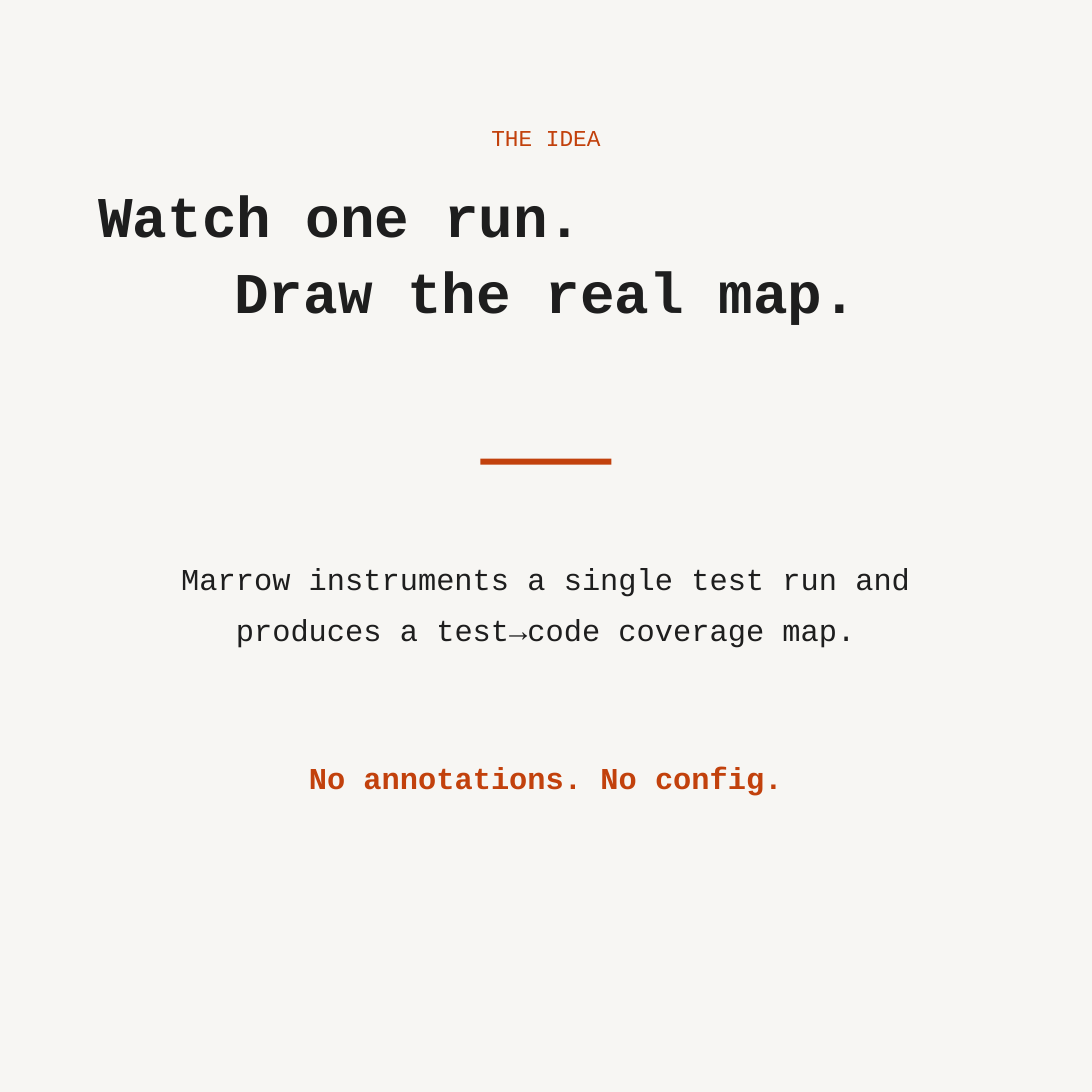
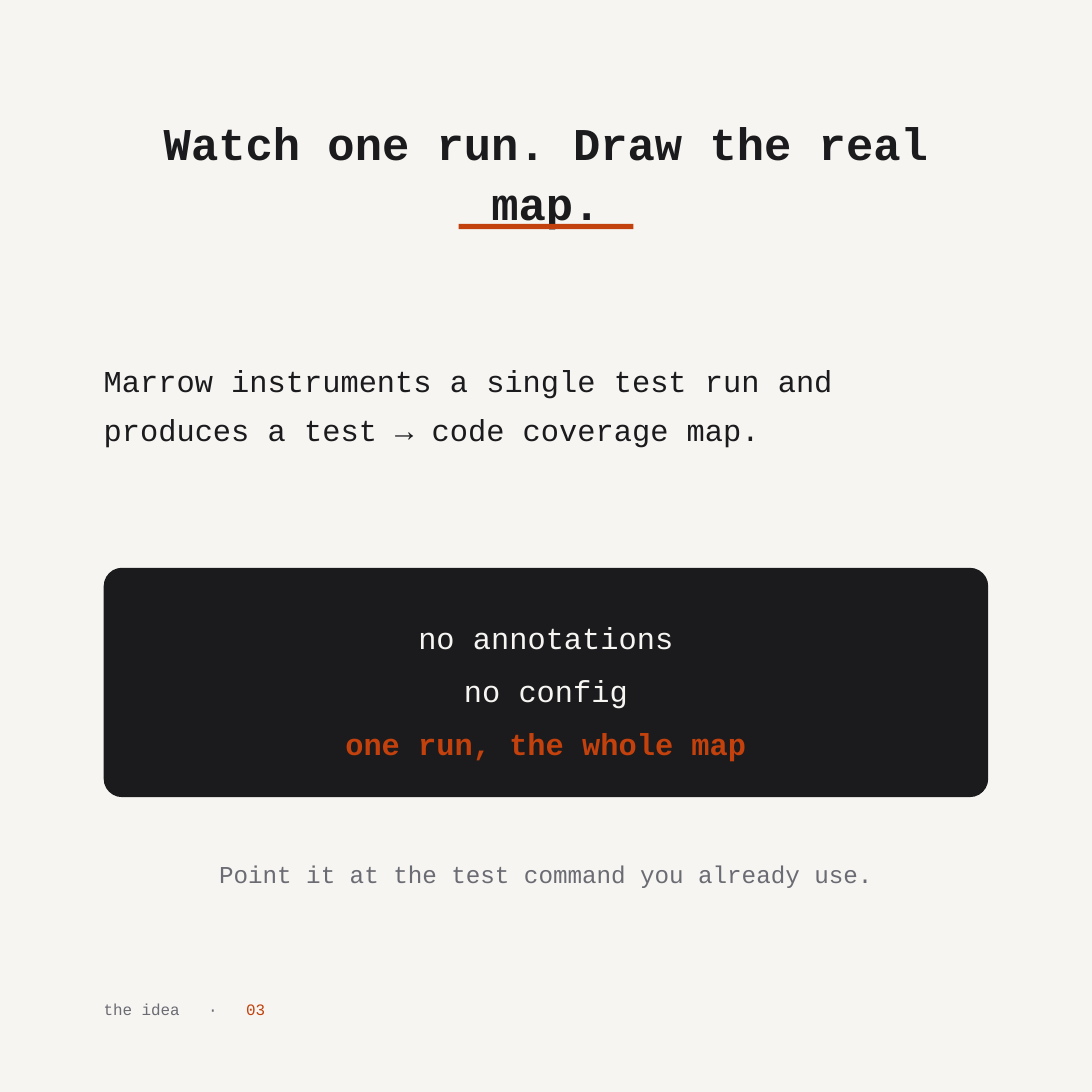
Before and after one commit to HrudithL/whetstone, a slide deck: slide 3 of harness/out/pptx/pitch_deck/warm/deck.pptx. Drawn at 1092x1092 pixels with LibreOffice and Linux fonts; fonts in the diff are those of the drawing. Boxes give left, top, right and bottom in pixels: in the first picture for what was removed or moved away, otherwise in the second. Text is boxed around its words. In the diff, an @@ line names an element or a change of style, - is before the commit and + after.

```diff
--- a/harness/out/pptx/pitch_deck/warm/deck.pptx
+++ b/harness/out/pptx/pitch_deck/warm/deck.pptx
@@ background #F7F6F3 to #FFFFFF @@
@@ rectangle added at <box>0,0,1092,1092</box>, fill #F6F5F2 @@
@@ text "Watch one run. Draw the ...": place and size @@
-text "Watch one run. Draw the ..." at <box>98,196,857,325</box>
+text "Watch one run. Draw the ..." at <box>164,127,928,230</box>
@@ text "Watch one run. Draw the ..." at <box>164,127,928,230</box>: size 38 to 30 pt, text colour #1E1E1E to #1B1B1E @@
@@ rectangle: place and size @@
-rectangle at <box>480,459,612,465</box>
+rectangle at <box>459,224,633,229</box>
@@ text at <box>104,370,833,448</box>: text changed; text colour #1E1E1E to #1B1B1E @@
-Marrow instruments a single test run and produces a test→code coverage map.
+Marrow instruments a single test run and
+produces a test → code coverage map.
@@ rounded rectangle added at <box>104,568,988,797</box>, fill #1B1B1E, 20 pt, text #F6F5F2 @@
+no annotations
+no config
+one run, the whole map
@@ text removed at <box>309,767,783,796</box> @@
-No annotations. No config.
@@ text added at <box>219,865,872,888</box>, 16 pt, text #6B6B73 @@
+Point it at the test command you already use.
@@ text at <box>104,1003,265,1015</box>: text changed; size 15 to 10.5 pt; text colour #C2410C to #6B6B73 @@
-THE IDEA
+the idea · 03
```
Also in this commit, not shown: 4 other slides changed, 33 other files.
